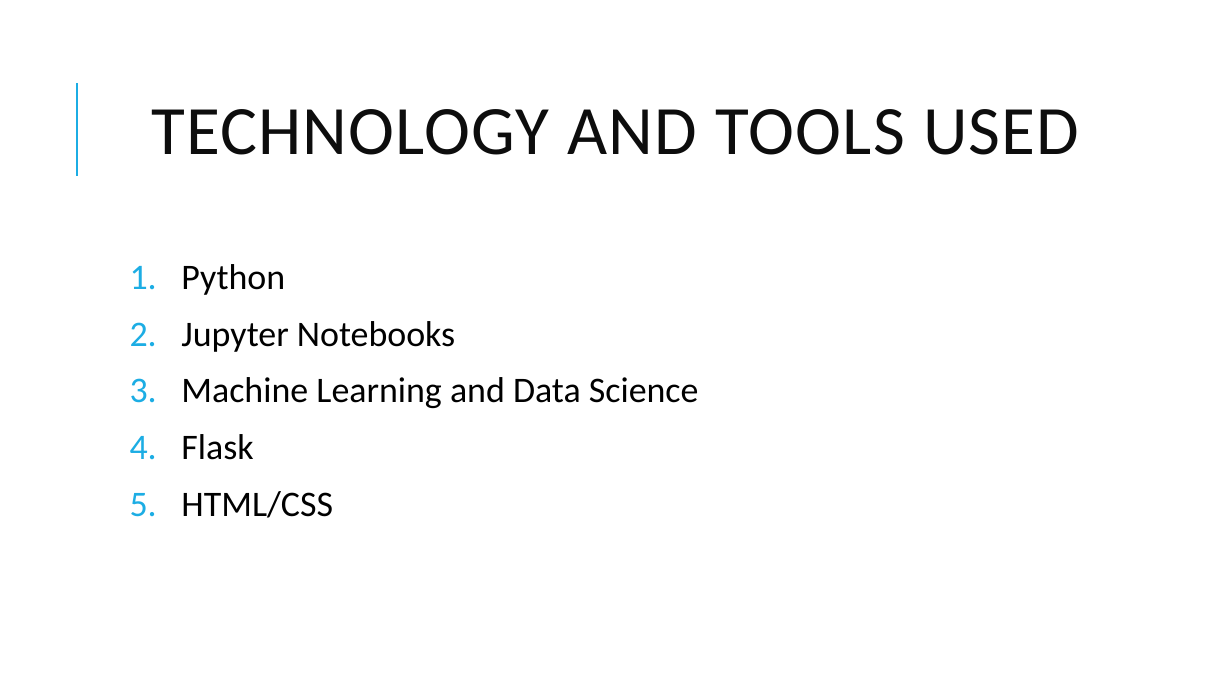
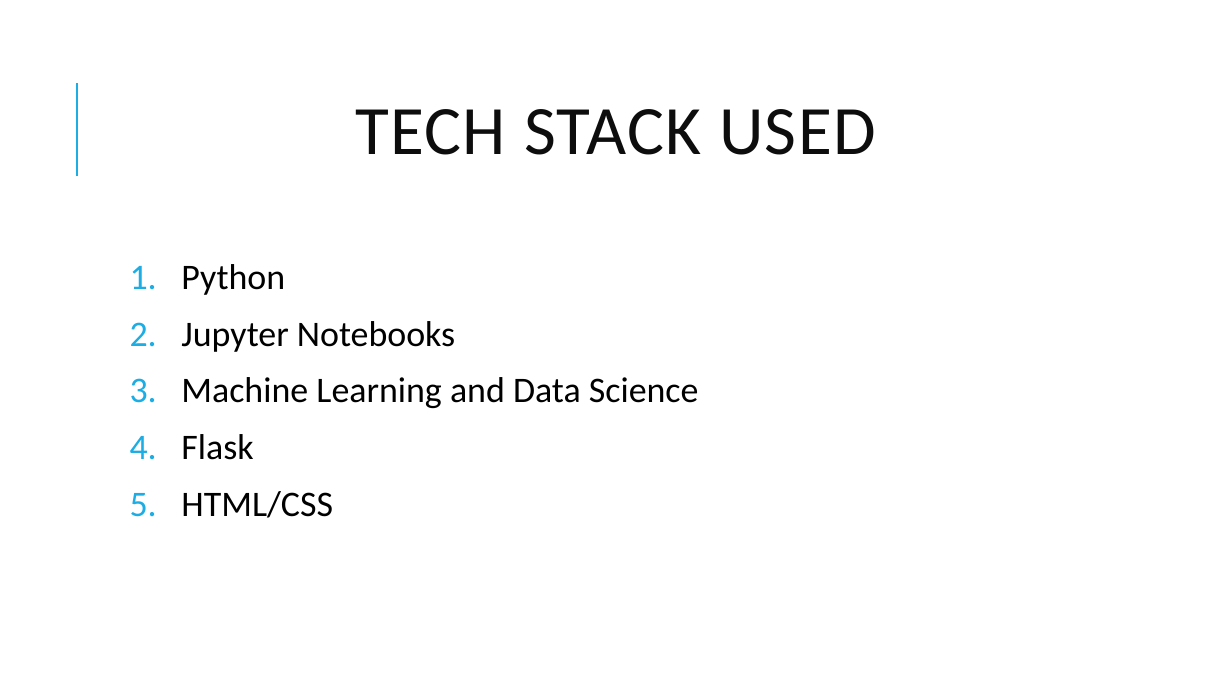
Before and after one commit to xybervenom/CovidTrials-Hackinindia, a slide deck: slide 7 of Covid 19 Tester.pptx. Drawn at 1232x693 pixels with LibreOffice and Linux fonts; fonts in the diff are those of the drawing. Boxes give left, top, right and bottom in pixels: in the first picture for what was removed or moved away, otherwise in the second. Text is boxed around its words. In the diff, an @@ line names an element or a change of style, - is before the commit and + after.

```diff
--- a/Covid 19 Tester.pptx
+++ b/Covid 19 Tester.pptx
@@ title at <box>355,109,875,155</box>: text changed @@
-TECHNOLOGY AND TOOLS USED
+TECH STACK USED
```
Also in this commit, not shown: 4 other slides changed.
